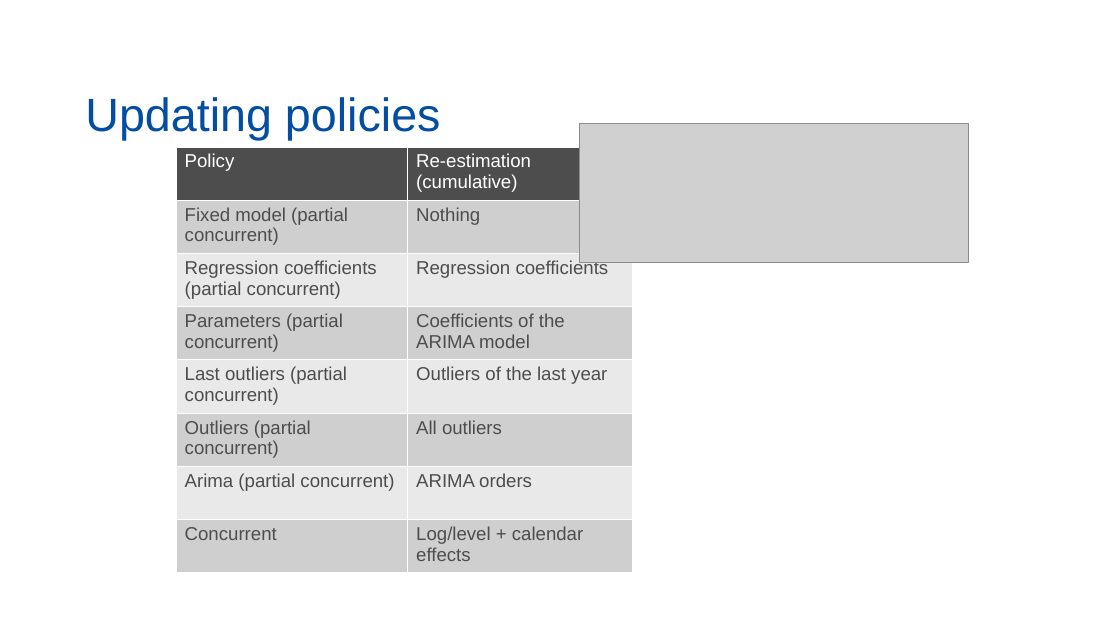
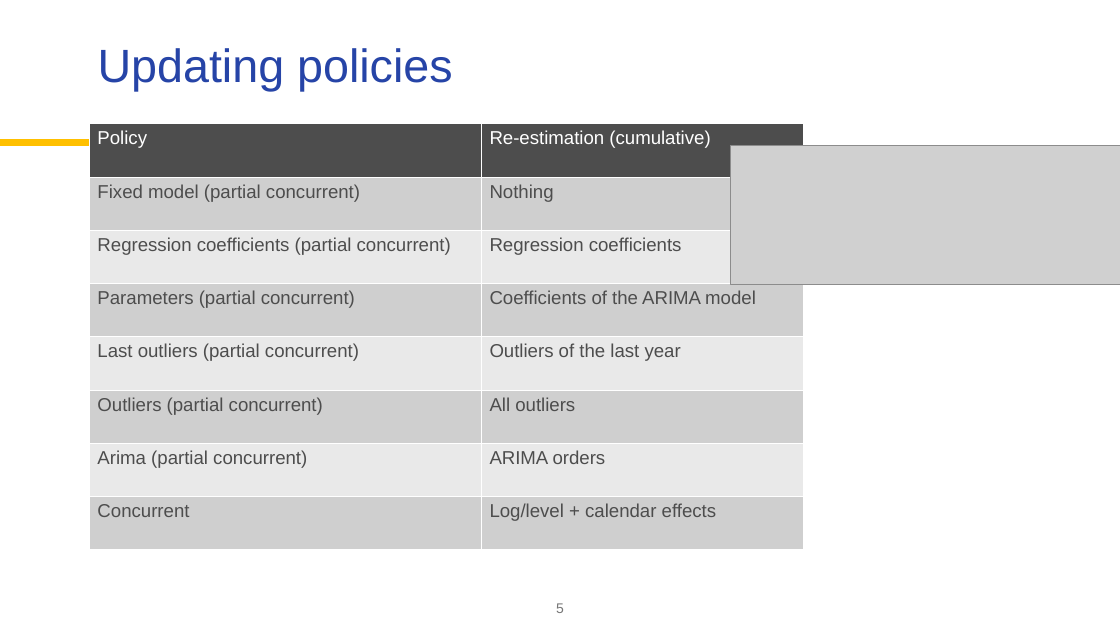
Before and after one commit to palatej/ESTP2026, a slide deck: slide 5 of 4 Routine SA processing.pptx. Drawn at 1120x630 pixels with LibreOffice and Linux fonts; fonts in the diff are those of the drawing; grey boxes stand for pictures; background and template pictures are left out. Boxes give left, top, right and bottom in pixels: in the first picture for what was removed or moved away, otherwise in the second. Text is boxed around its words. In the diff, an @@ line names an element or a change of style, - is before the commit and + after.

```diff
--- a/4 Routine SA processing.pptx
+++ b/4 Routine SA processing.pptx
@@ title "Updating policies": place and size @@
-title "Updating policies" at bbox=[85, 97, 441, 141]
+title "Updating policies" at bbox=[98, 48, 453, 91]
@@ title "Updating policies" at bbox=[98, 48, 453, 91]: text colour #034EA2 to #2644A7; vertical alignment bottom to top @@
@@ line added from (0, 143) to (89, 143), #FFC000 6 pt @@
@@ table: place and size @@
-table at bbox=[176, 147, 634, 573]
+table at bbox=[89, 124, 804, 550]
@@ picture: place and size @@
-picture at bbox=[580, 124, 969, 262]
+picture at bbox=[731, 145, 1120, 284]
@@ page number added at bbox=[556, 603, 564, 613], 12 pt, text #767676 @@
+5
```
Also in this commit, not shown: 8 other slides changed, 3 slides added, 2 slides removed, 2 other files.
